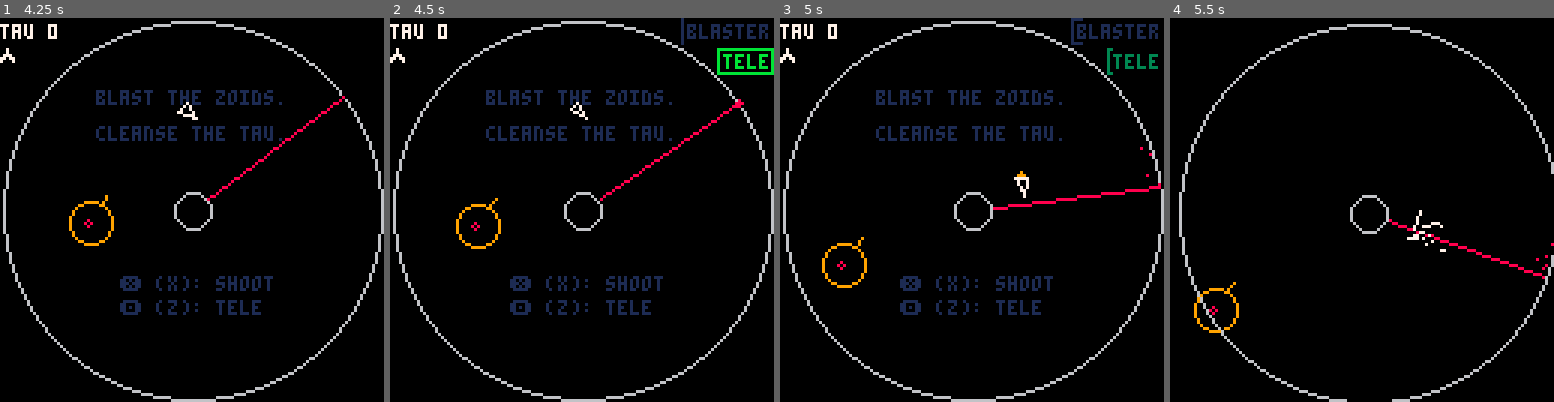
Above: before the commit, frames 1-4 (left to right).
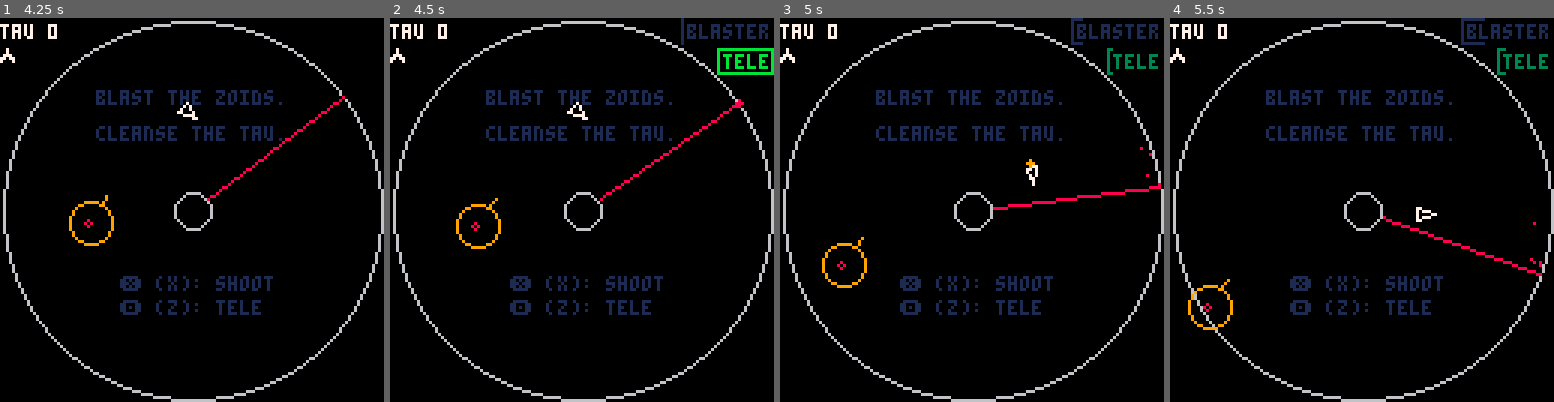
Above: after the commit, the same moments.

Repository: caseylabrack/laser
Game: PICO-8 cartridge zaag.p8
Two runs of this game, one before a commit and one after it. Both use one fixed random seed, a clock stepped at 60 frames per second and the inputs below.
Inputs:
- Up to frame 1 (4.25 s): tap X (X key) at 0.33, 1.07, 1.85, 2.97, 4.08 s; tap O (Z key) at 0.7, 1.7, 2.1, 2.5, 2.9, 3.3, 3.7, 4.1 s; hold Right 1.6-2.1 s; hold Up 2.15-2.42 s; hold Right 2.47-3.03 s; hold Left 3.08-3.58 s; hold Down 3.63-3.97 s; hold Right from 4.02 s (still down)
- Up to frame 2 (4.5 s): keep holding Right
- Up to frame 3 (5 s): tap O (Z key) at 4.5, 4.9 s; release Right at 4.68 s; hold Up from 4.73 s (still down)
- Up to frame 4 (5.5 s): release Up at 5.03 s; hold Left from 5.08 s (still down); tap X (X key) at 5.2 s; tap O (Z key) at 5.3 s

Frame 1 is identical in both runs. In frame 2, less than 0.1% of the frame differs, in the area x 46-51%, y 24-27%; in frame 3, 0.2%; in frame 4, 8.5%, in the area x 0-100%, y 0-100%.

Commit message:
tuning controls

Diff:
--- a/zaag.p8
+++ b/zaag.p8
@@ -7,9 +7,11 @@
 --todo:
 -- try accelerating turn
 -- 60fps
+-- new inverse fill
 
 --😐:
 -- unique death animations
+-- custom font? for tau
 -- music?
 
 version=48
@@ -74,7 +76,7 @@
 had an oopsie-doopsie
 no one is perfect
 lag!
-]],"\n")
+😐]],"\n")
 
 tips={
 	{"remember to take","15 minute breaks!"},
@@ -1328,8 +1330,8 @@
 			setmetatable({
 			playing=i==1,id=i-1,--plyrs 0 and 1
 			pcolor=i==1 and 7 or 6,
-			x=80,y=30,dx=0,dy=0,
-			a=.75,t=.2,rt=.02,r=2,friction=.92,
+			x=80,y=30,dx=0,dy=0,dr=0,
+			a=.75,t=.2,rt=.0075,r=2,
 			hop=25,
 			enabled=false,thrusting=false,
 --			gun=0,gunfull=120,gunfail=false,gunfailtick=0,
@@ -1340,8 +1342,14 @@
 			update=function(_ENV)
 				if not enabled then return end
 --				gun=min(gun+1,gunfull)
-				if btn(➡️,id) then a-=rt end
-				if btn(⬅️,id) then a+=rt end
+				if btn(➡️,id) then
+--					a-=rt
+					dr-=rt
+				end
+				if btn(⬅️,id) then
+--					a+=rt
+					dr+=rt
+				end
 --				if btn(⬇️,id) then
 --					if tick-fliplast>flipready then
 --					 a+=.5
@@ -1393,14 +1401,15 @@
 							_g.gunfail=true
 							sfx(12)
 							_g.gunfailtick=tick
---							stop()
 						end
 					end
 				end
 				x+=dx
 				y+=dy
-				dx*=friction
-				dy*=friction
+				a+=dr
+				dx*=.92 --apply friction
+				dy*=.92
+				dr*=.65
 			end,
 
 			render=function(_ENV)
